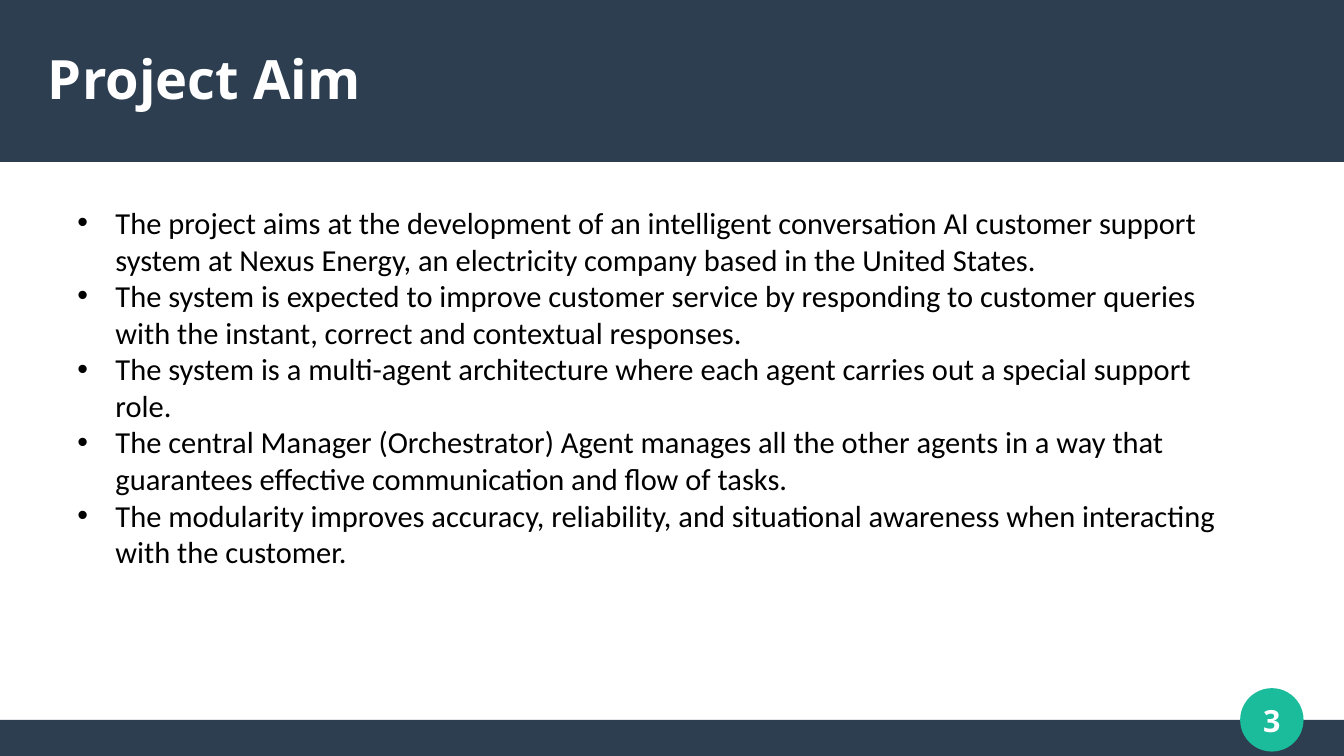
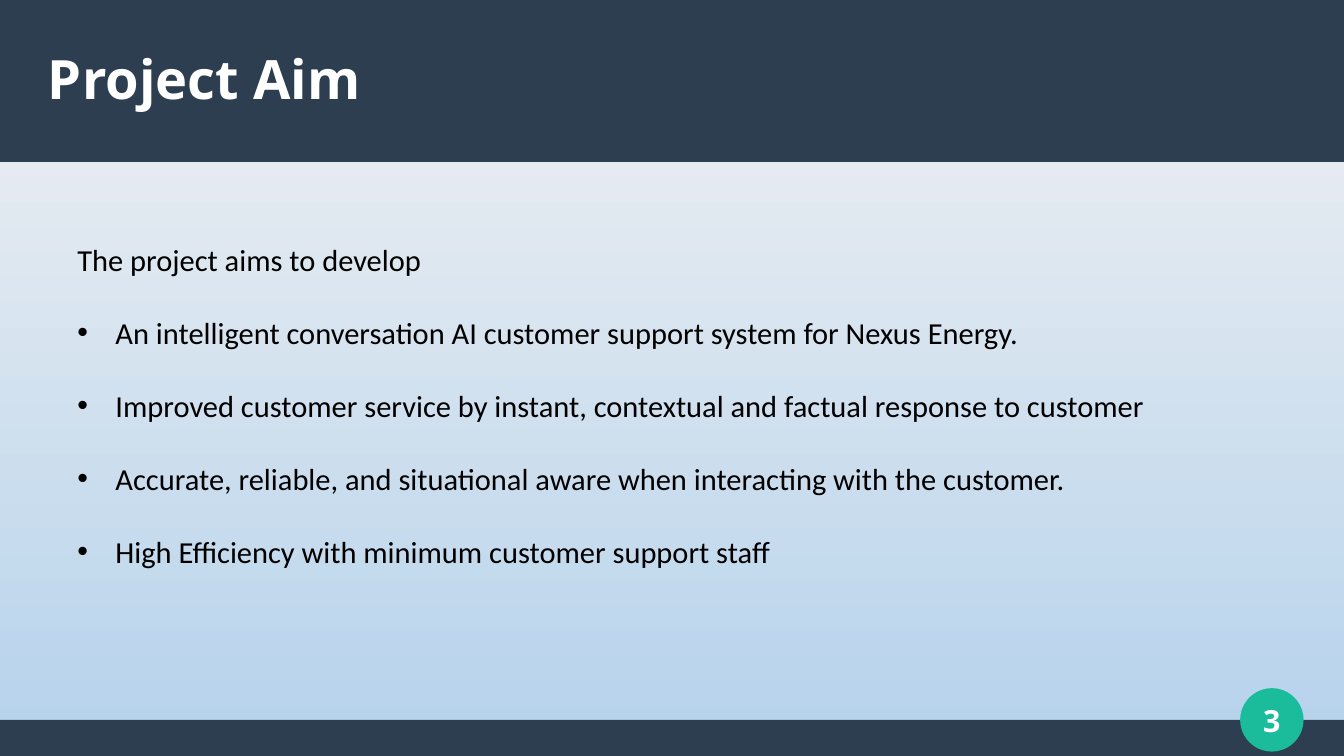
Before and after one commit to raalrwai/Multi-Agent-RAG-Utility-App, a slide deck: slide 3 of presentation/RAG_Slidess.odp. Drawn at 1344x756 pixels with LibreOffice and Linux fonts; fonts in the diff are those of the drawing. Boxes give left, top, right and bottom in pixels: in the first picture for what was removed or moved away, otherwise in the second. Text is boxed around its words. In the diff, an @@ line names an element or a change of style, - is before the commit and + after.

Commit message:
Edited presentation and agents

```diff
--- a/presentation/RAG_Slidess.odp
+++ b/presentation/RAG_Slidess.odp
@@ background #FFFFFF to gradient #F2F2F2 to #B5D2EC @@
@@ text at [77, 250, 1144, 569]: text changed @@
-• The project aims at the development of an intelligent conversation AI customer support system at Nexus Energy, an electricity company based in the United States.
-• The system is expected to improve customer service by responding to customer queries with the instant, correct and contextual responses.
-• The system is a multi-agent architecture where each agent carries out a special support role.
-• The central Manager (Orchestrator) Agent manages all the other agents in a way that guarantees effective communication and flow of tasks.
-• The modularity improves accuracy, reliability, and situational awareness when interacting with the customer.
+The project aims to develop
+• An intelligent conversation AI customer support system for Nexus Energy.
+• Improved customer service by instant, contextual and factual response to customer
+• Accurate, reliable, and situational aware when interacting with the customer.
+• High Efficiency with minimum customer support staff
```
Also in this commit, not shown: 5 other slides changed, 6 slides added, 4 slides removed, 8 other files.
